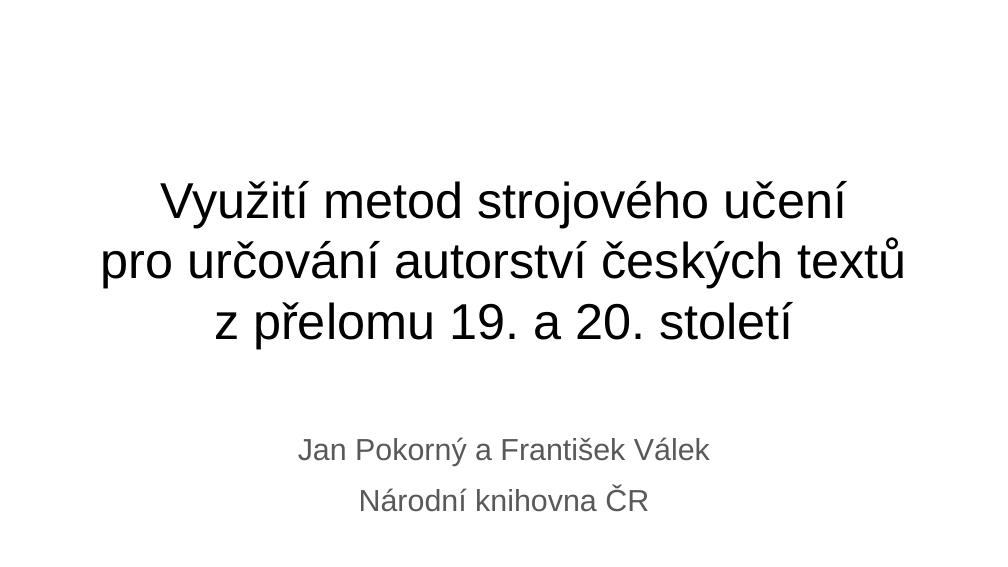
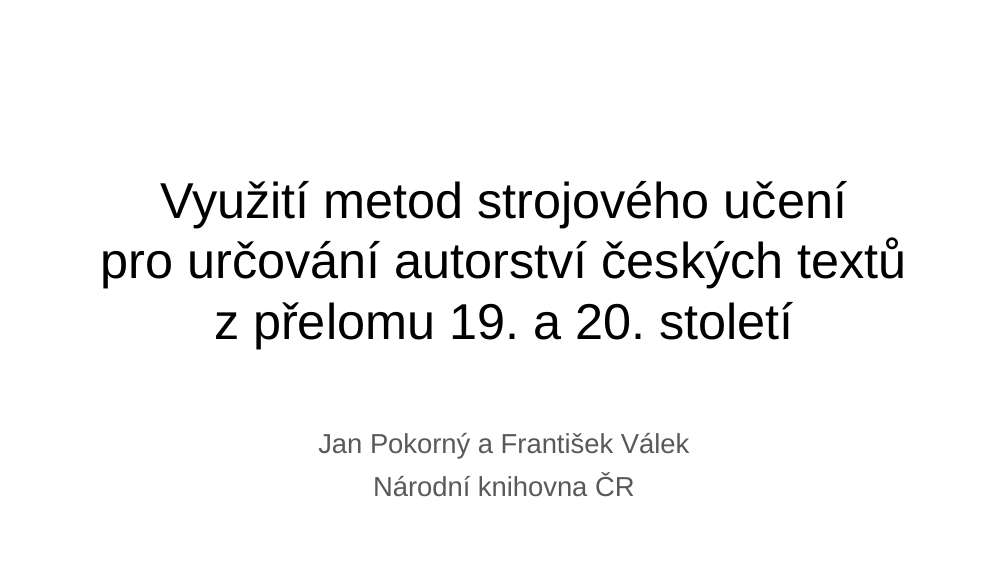
Before and after one commit to pokojaff/petitchat, a slide deck: slide 1 of ftp/akm.pptx. Drawn at 1008x567 pixels with LibreOffice and Linux fonts; fonts in the diff are those of the drawing; background and template pictures are left out. Boxes give left, top, right and bottom in pixels: in the first picture for what was removed or moved away, otherwise in the second. Text is boxed around its words. In the diff, an @@ line names an element or a change of style, - is before the commit and + after.

```diff
--- a/ftp/akm.pptx
+++ b/ftp/akm.pptx
@@ subtitle "Jan Pokorný a František Válek" at bbox=[318, 433, 689, 497]: size 21.7 to 19.6 pt; line spacing 1.4 to 1.3 @@
```
Also in this commit, not shown: 3 other slides changed, 1 slide added.
